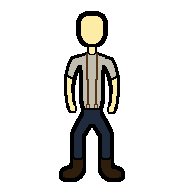
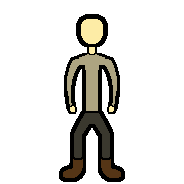
Layer changes from the first 184×184 image to the second:
hid "porter #0", moved it into group "porter", painted on it over [63, 11, 121, 178]
hid group "european worker" (7 layers) over [63, 11, 121, 178]
showed group "default" (12 layers) over [63, 11, 121, 178]
added layer "default #5" in group "default" over [63, 14, 121, 178]
